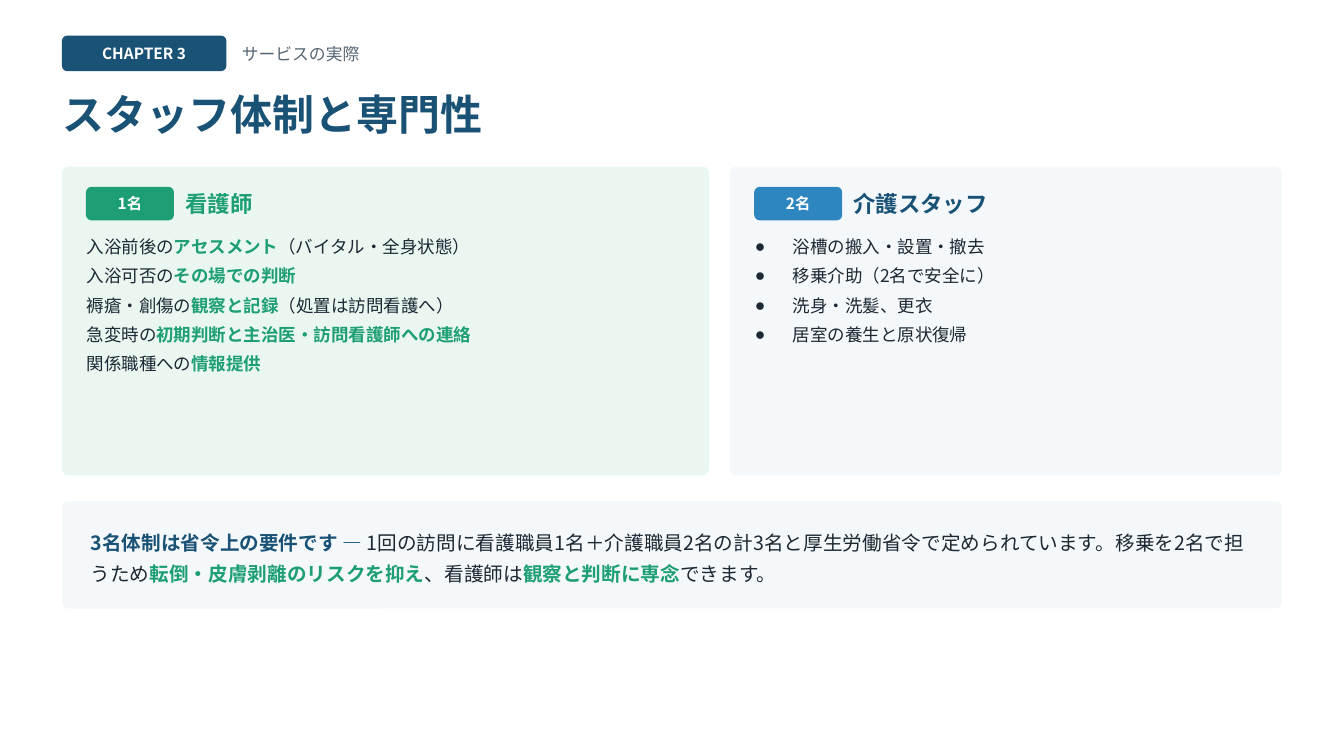
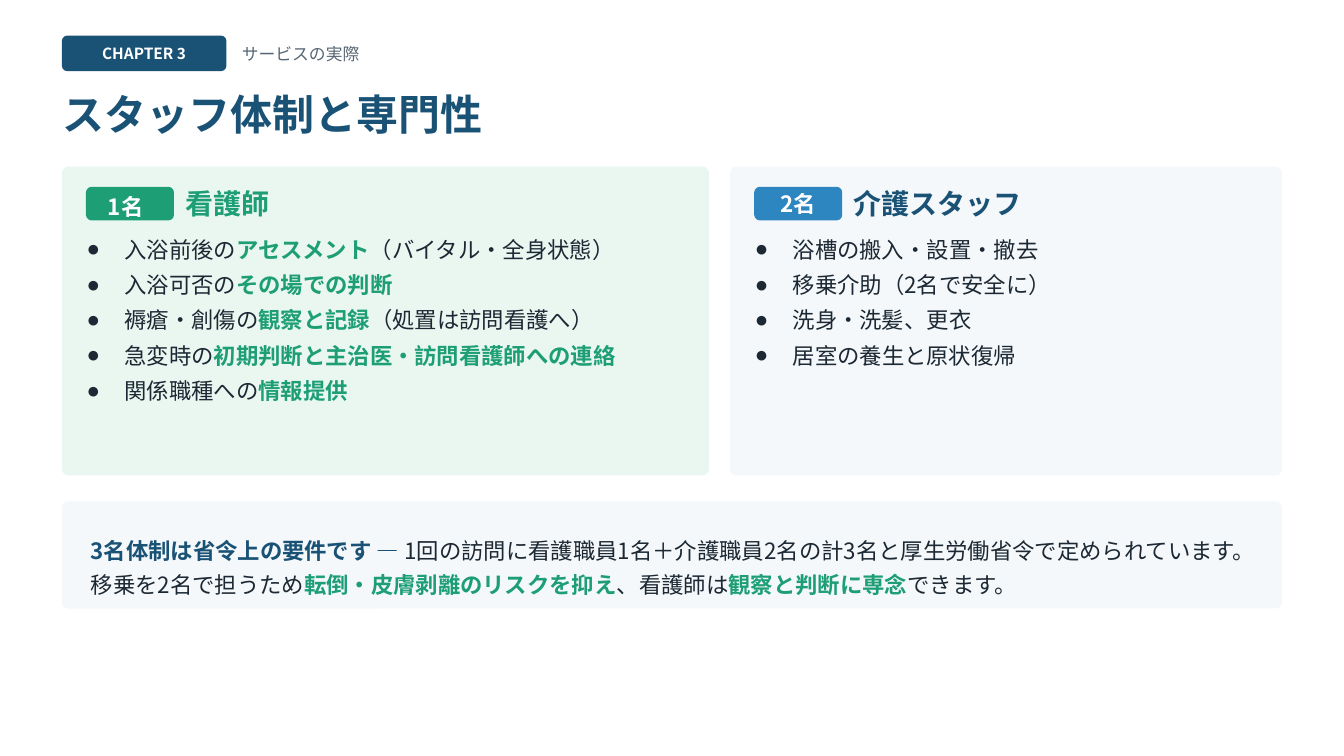
Before and after one commit to 1w0wakmsw0w-ctrl/houmonnyuyoku, a slide deck: slide 7 of houmon-nyuyoku-slides.pptx. Drawn at 1344x756 pixels with LibreOffice and Linux fonts; fonts in the diff are those of the drawing. Boxes give left, top, right and bottom in pixels: in the first picture for what was removed or moved away, otherwise in the second. Text is boxed around its words. In the diff, an @@ line names an element or a change of style, - is before the commit and + after.

```diff
--- a/houmon-nyuyoku-slides.pptx
+++ b/houmon-nyuyoku-slides.pptx
@@ text "1名" at (108, 196, 144, 217): size 11 to 16 pt @@
@@ text "看護師" at (185, 190, 269, 217): size 16 to 20 pt @@
@@ text "2名" at (780, 193, 816, 214): size 11 to 16 pt @@
@@ text "介護スタッフ" at (854, 190, 1022, 217): size 16 to 20 pt @@
@@ text "入浴前後のアセスメント（バイタル・全身状態）" at (124, 239, 615, 401): size 12.5 to 16 pt @@
@@ text "浴槽の搬入・設置・撤去" at (793, 239, 1051, 366): size 12.5 to 16 pt @@
@@ text "3名体制は省令上の要件です — 1回の訪問に看護職員1名＋介護職員2名の計3名と厚生労働省令で定められています。移乗を2 ...": place and size @@
-text "3名体制は省令上の要件です — 1回の訪問に看護職員1名＋介護職員2名の計3名と厚生労働省令で定められています。移乗を2 ..." at (91, 533, 1244, 583)
+text "3名体制は省令上の要件です — 1回の訪問に看護職員1名＋介護職員2名の計3名と厚生労働省令で定められています。移乗を2 ..." at (91, 540, 1255, 595)
@@ text "3名体制は省令上の要件です — 1回の訪問に看護職員1名＋介護職員2名の計3名と厚生労働省令で定められています。移乗を2 ..." at (91, 540, 1255, 595): size 14 to 16 pt @@
```
Also in this commit, not shown: 10 other slides changed, 3 other files.
